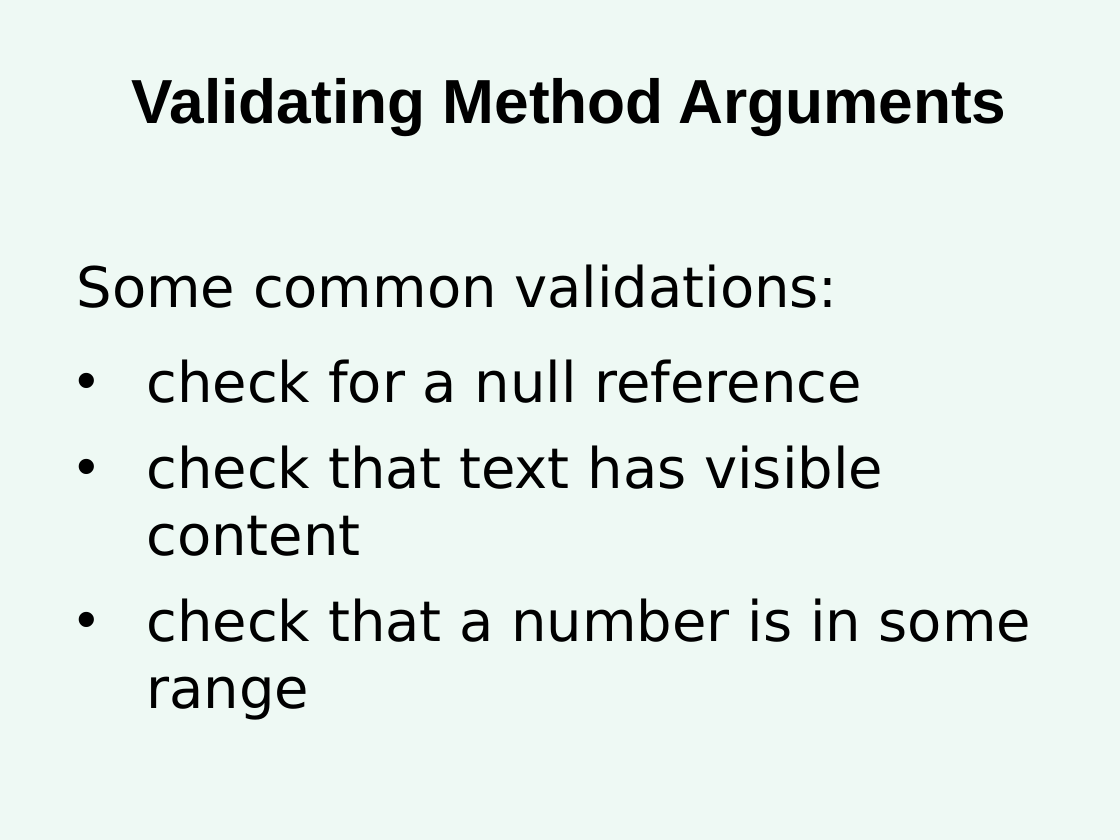
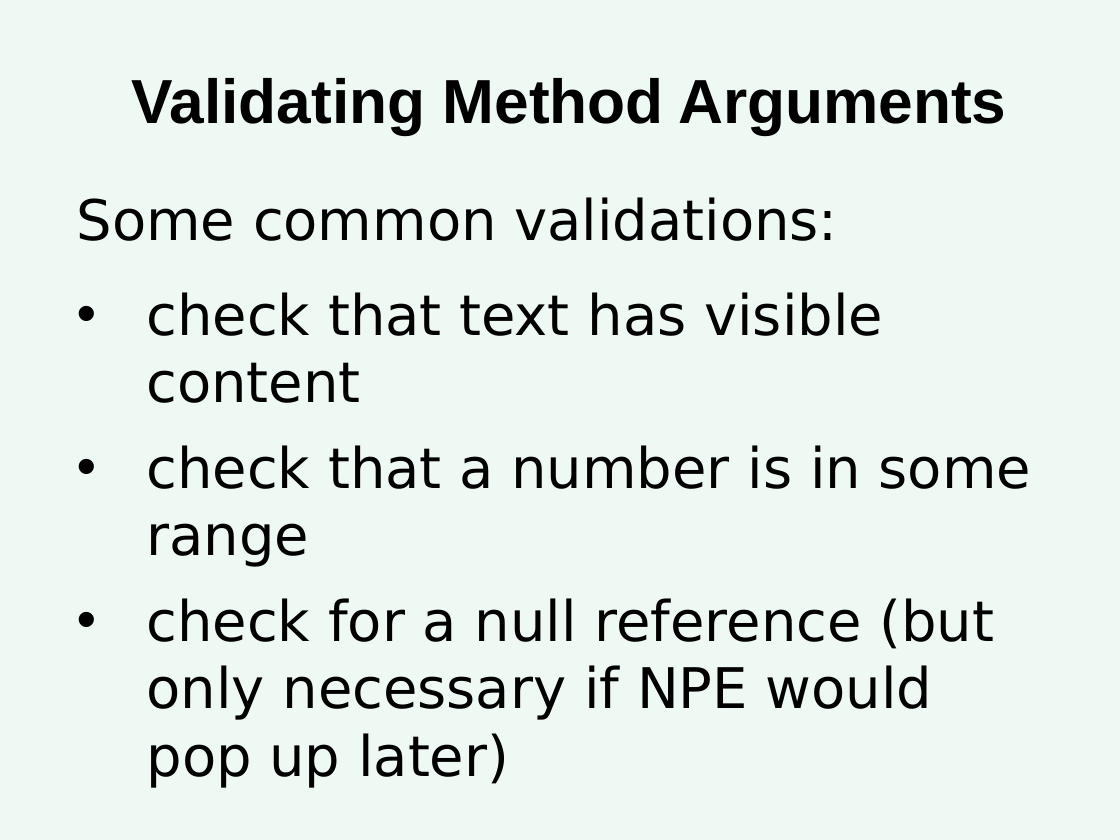
Before and after one commit to Cy-FairCS/cs3, a slide deck: slide 8 of u02d_exceptions/notes/b_Using Exceptions in Defensive Programming.pptx (slide 6 before the commit). Drawn at 1120x840 pixels with LibreOffice and Linux fonts; fonts in the diff are those of the drawing. Boxes give left, top, right and bottom in pixels: in the first picture for what was removed or moved away, otherwise in the second. Text is boxed around its words. In the diff, an @@ line names an element or a change of style, - is before the commit and + after.

```diff
--- a/u02d_exceptions/notes/b_Using Exceptions in Defensive Programming.pptx
+++ b/u02d_exceptions/notes/b_Using Exceptions in Defensive Programming.pptx
@@ text "Some common validations:": place and size @@
-text "Some common validations:" at [77, 264, 1031, 720]
+text "Some common validations:" at [77, 197, 1031, 787]
@@ text at [147, 359, 862, 403]: paragraph removed @@
-• check for a null reference
@@ text at [147, 445, 1031, 567]: more space between paragraphs @@
@@ text at [147, 598, 994, 787]: paragraph added @@
+• check for a null reference (but only necessary if NPE would pop up later)
```
Also in this commit, not shown: 5 other slides changed, 2 slides added, 1 other file.
